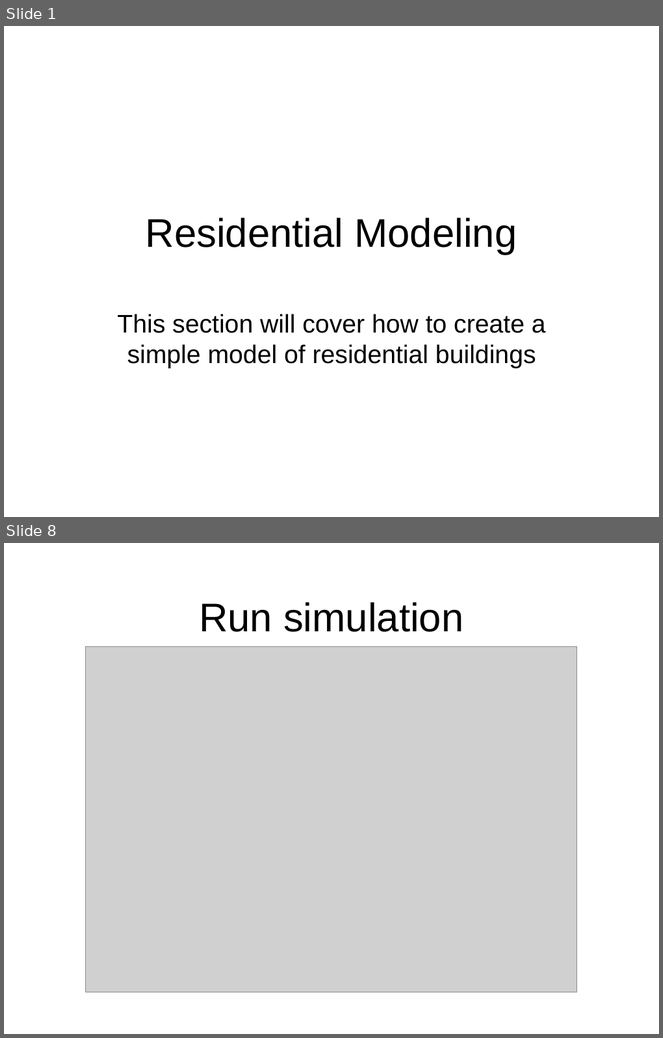
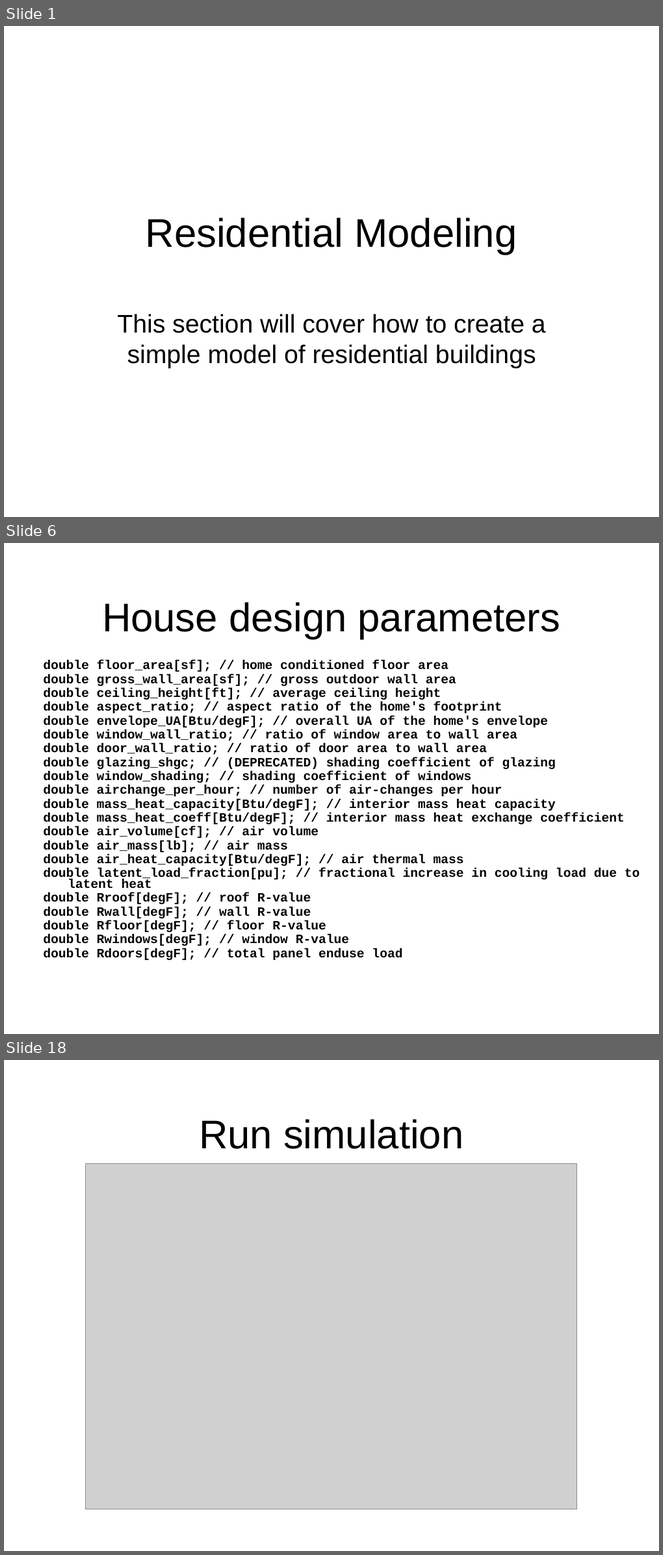
Before and after one commit to gridlab-d/course, a slide deck: Short/1 - Residential.ppt. Shown one above the other, each under a label of ours: slides 1 and 8 before the commit, slides 1, 6 and 18 after it; the slides between them are not shown. The pictures are 663x1038 and 663x1555 pixels, drawn with LibreOffice and Linux fonts; fonts in the diff are those of the drawing; grey boxes stand for pictures; background and template pictures are left out. Boxes give left, top, right and bottom in pixels: in the first picture for what was removed or moved away, otherwise in the second. Text is boxed around its words. In the diff, an @@ line names an element or a change of style, - is before the commit and + after.

Commit message:
Added problems and extended scope of lesson to include schedules, enduses, and controllers.

```diff
--- a/Short/1 - Residential.ppt
+++ b/Short/1 - Residential.ppt
@@ slide 6 added at [4, 543, 659, 1034], background picture (left out) @@
@@ title added at [102, 602, 560, 639], 44 pt, text #000000 @@
+House design parameters
@@ text added at [43, 660, 640, 960], 14 pt, text #000000, bold @@
+double floor_area[sf]; // home conditioned floor area
+double gross_wall_area[sf]; // gross outdoor wall area
+double ceiling_height[ft]; // average ceiling height
+double aspect_ratio; // aspect ratio of the home's footprint
+double envelope_UA[Btu/degF]; // overall UA of the home's envelope
+double window_wall_ratio; // ratio of window area to wall area
+double door_wall_ratio; // ratio of door area to wall area
+double glazing_shgc; // (DEPRECATED) shading coefficient of glazing
+double window_shading; // shading coefficient of windows
+double airchange_per_hour; // number of air-changes per hour
+double mass_heat_capacity[Btu/degF]; // interior mass heat capacity
+double mass_heat_coeff[Btu/degF]; // interior mass heat exchange coefficient
+double air_volume[cf]; // air volume
+double air_mass[lb]; // air mass
+double air_heat_capacity[Btu/degF]; // air thermal mass
+double latent_load_fraction[pu]; // fractional increase in cooling load due to latent heat
+double Rroof[degF]; // roof R-value
+double Rwall[degF]; // wall R-value
+double Rfloor[degF]; // floor R-value
+double Rwindows[degF]; // window R-value
+double Rdoors[degF]; // total panel enduse load
@@ what was slide 8 is now slide 18 @@
```
Also in this commit, not shown: 10 slides changed, 29 other slides added, 6 other files.
